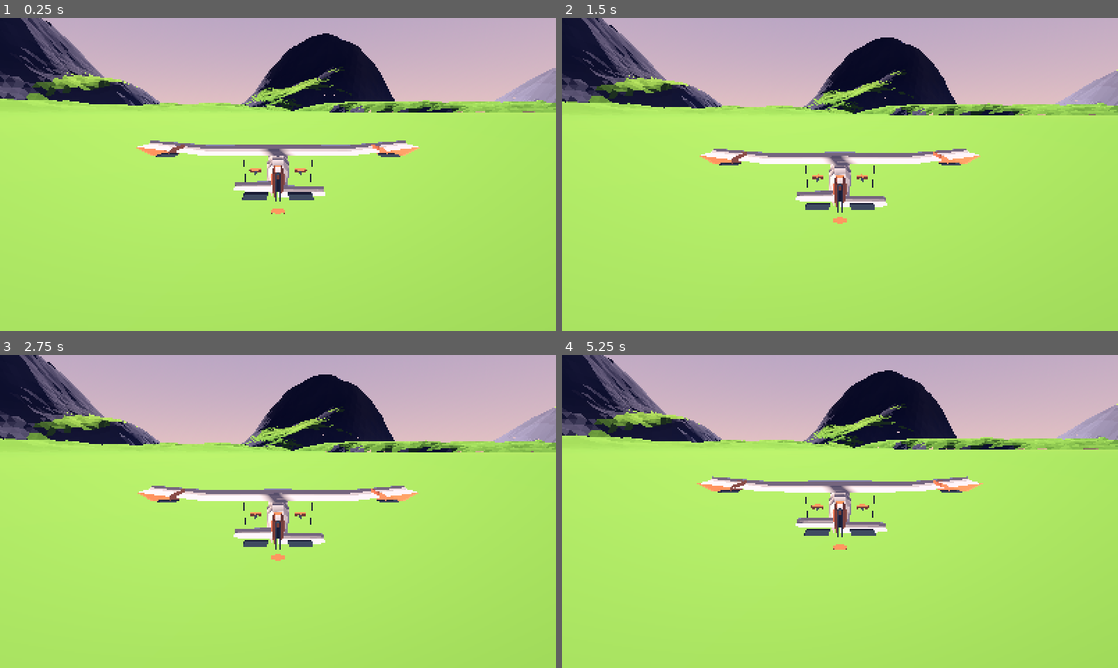
Above: before the commit, frames 1-4 (two rows, left to right).
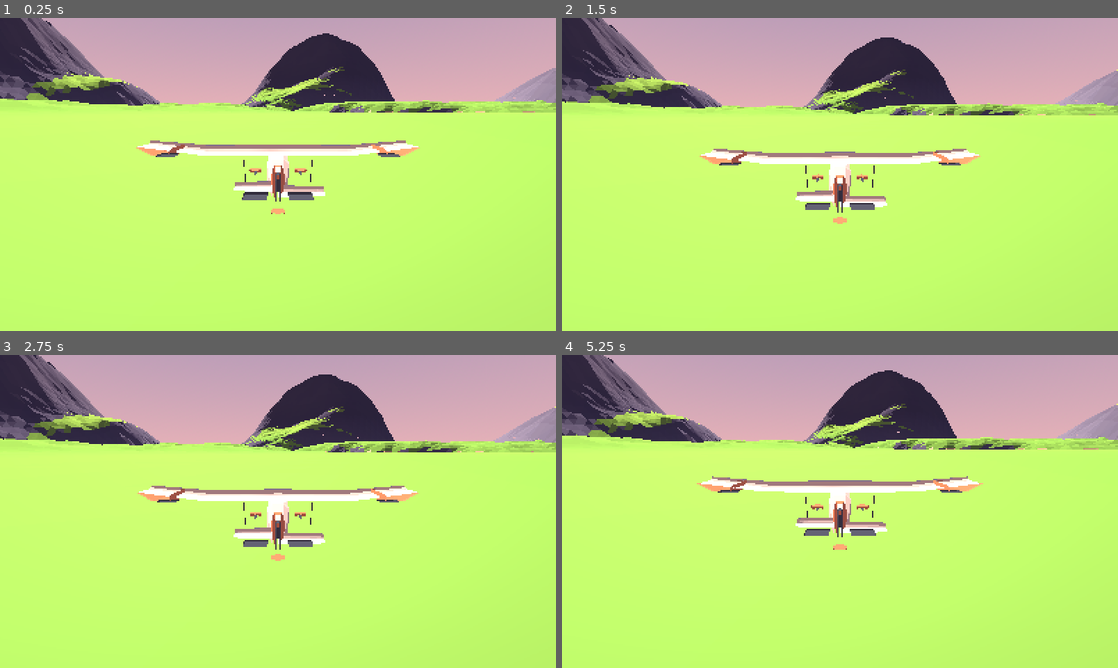
Above: after the commit, the same moments.

Repository: Virtualord/zephyr-way
Game: Godot game, scene res://scenes/main/Main.tscn
Same seed, same stepped clock (60 frames per second), same inputs: the game is played once before the commit and once after it.
Inputs:
- Up to frame 1 (0.25 s): no input
- Up to frame 2 (1.5 s): hold D (roll_right) 0.53-1.28 s; hold Space (airbrake) from 1.28 s (still down)
- Up to frame 3 (2.75 s): tap Enter at 2 s; release Space (airbrake) at 2.03 s; hold D (roll_right) from 2.03 s (still down)
- Up to frame 4 (5.25 s): tap R (reset_aircraft) at 2.75, 5 s; release D (roll_right) at 2.78 s; hold W (pitch_up) 2.78-3.53 s; hold A (roll_left) 3.53-5.03 s; hold Space (airbrake) from 5.03 s (still down)

The runs differ from the first frame. In frame 1, 34% of the frame differs, in the area x 0-100%, y 0-100%; in frame 2, 33%; in frame 3, 33%; in frame 4, 34%.

Commit message:
feat(atmosphere): first pass at sky, fog and tone mapping
Driven by rendered screenshots rather than by reading the values back, which is the
point of the render tool added in the previous commit. Every number here was
measured; none of it was visible in the test suite.

**A filmic tonemap was throwing the art direction away.** `tonemap_white = 1.6`
with `TONE_MAPPER_FILMIC` lifts midtones hard, which is right for HDR content where
1.0 is mid-grey. This project is not that: the palette is chosen as final display
colours, and the point of a stylized low-poly look is that a face's colour is the
colour picked for it. The mountains' rock is a mid grey-blue at #585a6f and it
rendered near-white. Switched to linear at a white point of 1.0, which also keeps
the saturation that filmic desaturates as it rolls off.

**The sky had a hard band across it.** `ground_horizon` was a dark purple against a
warm pink `sky_horizon`, so the two halves of the sky met in a straight horizontal
line well above the sea. Brought the two close together and widened `sky_curve`
from 0.18, which put the zenith colour within a few degrees of the horizon colour.

**Fog was fogging the island itself.** It began at 900 m on a 4000 m island, so most
of the world was permanently behind haze and the mountains came back as a flat
purple wash with no horizon. Now begins past the island and completes well beyond
it, so it does atmospheric depth on the far side of the world without touching what
the player is flying over.

**Snow was the top third of every mountain, not a cap.** At 520 m against 690 m
peaks it looked like a lot, but the massifs fall off as a sine, so that whole upper
region is gentle enough to pass the slope test — the pale domes in the first renders
were the top third of the mountain painted in `snow.top`, which is near-white. Raised
to 600 m and biased towards `snow.shade` on anything not flat, since a face just
under the cliff threshold still catches a lot of light.

**Sky ambient was flattening the terrain.** Full-strength sky ambient fills every
shadow until the faceting that makes low-poly terrain read disappears into a wash.
Reduced to 0.45: enough to keep shadowed faces coloured, not enough to erase the
difference between them.

Not finished. The mountains still read paler than the palette asks for at typical
viewing range, which the measurements say is fog rather than colour or tonemapping
but which has not been pinned down yet. There is no ocean shader either — the sea is
still a flat translucent plane. Those are the next pieces of this milestone.

Diff:
--- a/zephyr-way-opencode-pack/scripts/world/island_atmosphere.gd
+++ b/zephyr-way-opencode-pack/scripts/world/island_atmosphere.gd
@@ -21,19 +21,35 @@
 ## Sky gradient. The palette's dusk set, warmed slightly near the horizon.
 @export var sky_top := Color("#5A63A8")
 @export var sky_horizon := Color("#FFB9A6")
-@export var ground_horizon := Color("#7A5C8E")
-@export var ground_bottom := Color("#242848")
+## Colour where the sky's lower half meets its upper half.
+##
+## Kept close to [member sky_horizon] on purpose. A large jump between the two puts a
+## hard horizontal line across the sky at the horizon, which is very visible in a
+## wide shot and reads as a rendering fault rather than as weather. The rendered
+## images showed exactly that: a straight band well above the sea.
+@export var ground_horizon := Color("#E8A9AE")
+@export var ground_bottom := Color("#6B5A7E")
 
 ## Fog. Distance fog rather than density, because a density fog fills in the whole
 ## view and washes out the near terrain; depth fog only affects distance, which is
 ## what gives aerial perspective.
-@export var fog_color := Color("#C9A8C4")
-@export_range(300.0, 8000.0, 50.0) var fog_begin := 900.0
-@export_range(600.0, 12000.0, 50.0) var fog_end := 4200.0
-@export_range(0.5, 3.0, 0.05) var fog_curve := 1.5
+##
+## The distances are set against the island, not chosen for looks. The island is
+## 4000 m across and the world is 5000 m, so a player routinely has 2-3 km of
+## terrain in frame at once. Fogging from 900 m to 4200 m — the first values tried —
+## meant most of the island was permanently behind haze, and the rendered shots came
+## back with a flat purple wash over the mountains and no horizon.
+##
+## Fog now starts beyond the island and completes well past it, so it does
+## atmospheric depth on the far side of the world without touching anything the
+## player is actually flying over.
+@export var fog_color := Color("#B9A6CE")
+@export_range(1000.0, 12000.0, 100.0) var fog_begin := 2600.0
+@export_range(2000.0, 30000.0, 100.0) var fog_end := 11000.0
+@export_range(0.5, 3.0, 0.05) var fog_curve := 1.0
 
 ## Distance at which shadows are calculated, in metres.
-@export_range(100.0, 4000.0, 50.0) var shadow_distance := 1400.0
+@export_range(100.0, 8000.0, 50.0) var shadow_distance := 3000.0
 
 var _sun: DirectionalLight3D
 var _world_environment: WorldEnvironment
@@ -87,10 +103,15 @@
 	var sky_material := ProceduralSkyMaterial.new()
 	sky_material.sky_top_color = sky_top
 	sky_material.sky_horizon_color = sky_horizon
-	sky_material.sky_curve = 0.18
+	# A broad gradient rather than a tight one.
+	#
+	# At 0.18 the horizon colour met the zenith colour within a few degrees, which
+	# put a hard band across the sky. Visible in the rendered shots as a straight
+	# horizontal line well above the horizon.
+	sky_material.sky_curve = 0.45
 	sky_material.ground_horizon_color = ground_horizon
 	sky_material.ground_bottom_color = ground_bottom
-	sky_material.ground_curve = 0.05
+	sky_material.ground_curve = 0.2
 	sky_material.sun_angle_max = 6.0
 	sky_material.sun_curve = 0.08
 
@@ -103,8 +124,14 @@
 
 	# Ambient light from the sky rather than a flat colour, so shaded slopes pick
 	# up the sky's blue and do not go uniformly grey.
+	#
+	# Scaled down rather than left at full strength. The sky is bright, and full sky
+	# ambient fills every shadow until the faceting that makes low-poly terrain read
+	# disappears into a flat wash. Enough fill to keep shadowed faces coloured, not
+	# enough to erase the difference between them.
 	environment.ambient_light_source = Environment.AMBIENT_SOURCE_SKY
 	environment.ambient_light_sky_contribution = 1.0
+	environment.ambient_light_energy = 0.45
 	environment.reflected_light_source = Environment.REFLECTION_SOURCE_SKY
 
 	environment.fog_enabled = true
@@ -118,8 +145,19 @@
 	environment.fog_depth_curve = fog_curve
 	environment.fog_sky_affect = 0.4
 
-	environment.tonemap_mode = Environment.TONE_MAPPER_FILMIC
-	environment.tonemap_white = 1.6
+	# Linear tonemapping at a white point of 1.0, not a filmic curve at 1.6.
+	#
+	# The filmic curve lifts midtones hard, which is right for HDR content where 1.0
+	# is mid-grey and the highlights need somewhere to go. This project is neither:
+	# the palette is chosen as final display colours, and the whole point of a
+	# stylized low-poly look is that a face's colour is the colour that was picked for
+	# it. At filmic/1.6 the mountains' rock, which is a mid grey-blue at #585a6f,
+	# rendered as near-white — the terrain generator was correct and the tonemapper was
+	# throwing the art direction away.
+	#
+	# Linear also keeps saturation, which filmic desaturates as it rolls off.
+	environment.tonemap_mode = Environment.TONE_MAPPER_LINEAR
+	environment.tonemap_white = 1.0
 
 	_world_environment = WorldEnvironment.new()
 	_world_environment.name = "WorldEnvironment"
--- a/zephyr-way-opencode-pack/scripts/world/terrain_builder.gd
+++ b/zephyr-way-opencode-pack/scripts/world/terrain_builder.gd
@@ -38,6 +38,18 @@
 const SEA_BORDER_CHUNKS := 4
 
 var generator: TerrainGenerator
+
+## Altitude above which snow appears, in metres.
+##
+## Set from the island's peaks rather than picked. The peaks reach about 690 m, and at
+## 520 m the snow took the top quarter of every massif — but because the massifs fall
+## off as a sine, that whole upper region is gentle enough to pass the slope test, so
+## it was not a snow cap, it was the top third of the mountain rendered in
+## `snow.top`, which is near-white. The rendered shots showed pale domes instead of
+## mountains.
+##
+## At 600 m the snow is the top tenth: a cap, which is what reads as a mountain.
+@export var snow_line := 600.0
 
 ## Cached chunk origins. The grid is fixed by the island radius, so it is computed
 ## once: rebuilding the list on every aircraft movement was a per-frame allocation
@@ -157,7 +169,7 @@
 	# generator.slope_at(). That call takes four more terrain samples, and at two
 	# faces per cell across a whole island it dominated chunk generation.
 	var slope := _slope_from_normal(normal)
-	var color := face_color(generator, centre, slope)
+	var color := face_color(generator, centre, slope, snow_line)
 	tool.set_normal(normal)
 	tool.set_color(color)
 	tool.add_vertex(a)
@@ -184,7 +196,7 @@
 ##
 ## Palette groups rather than literal colours, so retinting the island means editing
 ## design/color_palette.json rather than this script.
-static func face_color(generator: TerrainGenerator, centre: Vector3, slope: float) -> Color:
+static func face_color(generator: TerrainGenerator, centre: Vector3, slope: float, snow_line: float) -> Color:
 	var height := centre.y
 
 	# Steep ground is bare rock regardless of altitude.
@@ -195,8 +207,16 @@
 		return rock.lerp(high, clampf(height / 450.0, 0.0, 0.6))
 
 	# Snow on the highest, flattest ground.
-	if height > SNOW_LINE:
-		return Palette.color("snow.top").lerp(Palette.color("snow.shade"), clampf(slope * 2.0, 0.0, 0.5))
+	#
+	# Biased towards the shade tone rather than split evenly, because the massif
+	# falloff is a sine and a face that is only just below the cliff threshold still
+	# catches a lot of light. A 50/50 mix of near-white and pale blue reads as pale
+	# grey from the air, which is what the first renders showed.
+	if height > snow_line:
+		return Palette.color("snow.shade").lerp(
+			Palette.color("snow.top"),
+			clampf(1.0 - slope * 3.0, 0.0, 1.0)
+		)
 
 	# Beach at the waterline.
 	if height < BEACH_HEIGHT:
@@ -217,7 +237,5 @@
 
 ## Ground slope above which terrain is treated as cliff, in metres per metre.
 const STEEP_SLOPE := 0.55
-## Altitude above which snow appears, in metres.
-const SNOW_LINE := 520.0
 ## Altitude below which sand appears, in metres.
 const BEACH_HEIGHT := 12.0
